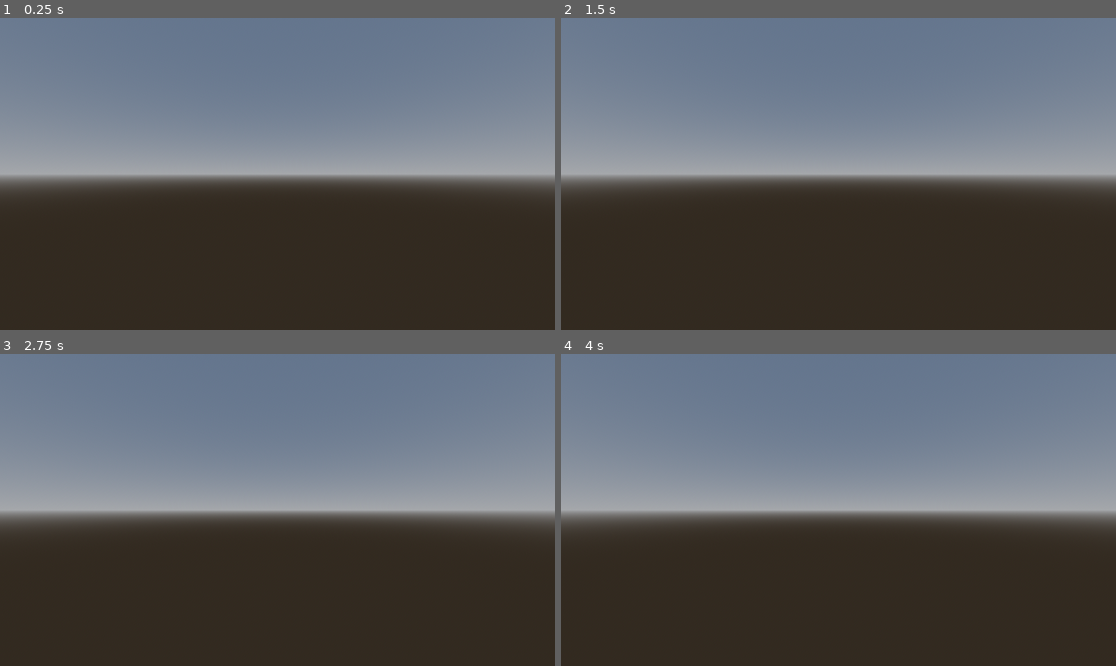
Above: before the commit, frames 1-4 (two rows, left to right).
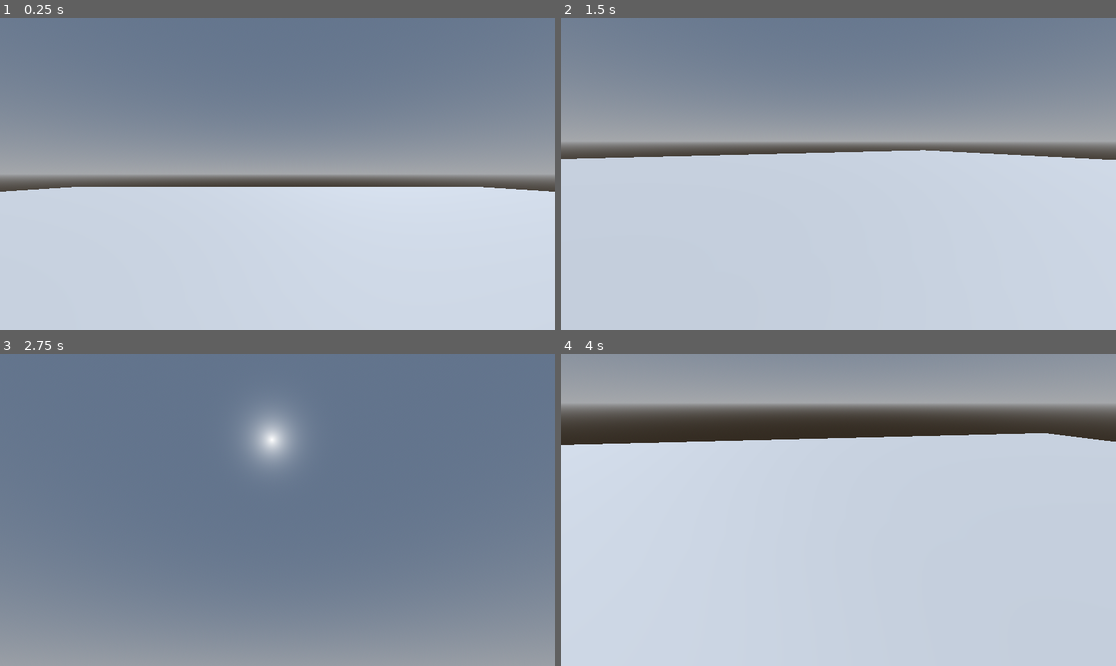
Above: after the commit, the same moments.

Repository: vuloi05/Minecraft
Game: Godot game, scene res://Main.tscn
The game is run twice, just before and just after one commit, with the same random seed, the same clock (stepped at 60 frames per second) and the same inputs.
Inputs (mouse positions are in pixels of both pictures, inside the frame that each line leads up to):
- Up to frame 1 (0.25 s): no input
- Up to frame 2 (1.5 s): tap Enter at 0.5 s; move the mouse to (960, 158) at 0.52 s; hold D 0.53-1.28 s; hold Space 0.53-1.28 s; move the mouse to (727, 189) at 1.27 s; hold S from 1.28 s (still down); tap Space at 1.35 s
- Up to frame 3 (2.75 s): tap Space at 1.52, 1.82 s; move the mouse to (333, 441) at 2.02 s; release S at 2.03 s; hold D from 2.03 s (still down); hold Space from 2.03 s (still down)
- Up to frame 4 (4 s): move the mouse to (810, 572) at 2.77 s; release D at 2.78 s; release Space at 2.78 s; hold W 2.78-3.53 s; tap Space at 2.85, 3.02, 3.32 s; move the mouse to (1005, 556) at 3.52 s; hold A from 3.53 s (still down); hold Space from 3.53 s (still down)

The runs differ from the first frame. In frame 1, 46% of the frame differs, in the area x 0-100%, y 54-100%; in frame 2, 63%; in frame 3, 67%; in frame 4, 100%, in the area x 0-100%, y 0-100%.

Commit message:
feat: them player, trong luc, di chuyen WASD, nhay Space

Diff:
--- a/Main.tscn
+++ b/Main.tscn
@@ -1,4 +1,6 @@
-[gd_scene load_steps=4 format=3 uid="uid://cx1g0wkq3n00k"]
+[gd_scene load_steps=8 format=3 uid="uid://cx1g0wkq3n00k"]
+
+[ext_resource type="Script" path="res://player.gd" id="1_script"]
 
 [sub_resource type="ProceduralSkyMaterial" id="ProceduralSkyMaterial_abc12"]
 sky_top_color = Color(0.385, 0.454, 0.55, 1)
@@ -12,6 +14,14 @@
 background_mode = 2
 sky = SubResource("Sky_def34")
 
+[sub_resource type="BoxMesh" id="BoxMesh_floor"]
+size = Vector3(50, 1, 50)
+
+[sub_resource type="BoxShape3D" id="BoxShape3D_floor"]
+size = Vector3(50, 1, 50)
+
+[sub_resource type="CapsuleShape3D" id="CapsuleShape3D_player"]
+
 [node name="Main" type="Node3D"]
 
 [node name="WorldEnvironment" type="WorldEnvironment" parent="."]
@@ -21,5 +31,21 @@
 transform = Transform3D(-0.866025, -0.433013, 0.25, 0, 0.5, 0.866025, -0.5, 0.75, -0.433013, 0, 10, 0)
 shadow_enabled = true
 
-[node name="Camera3D" type="Camera3D" parent="."]
-transform = Transform3D(1, 0, 0, 0, 1, 0, 0, 0, 1, 0, 1.5, 3)
+[node name="Floor" type="StaticBody3D" parent="."]
+transform = Transform3D(1, 0, 0, 0, 1, 0, 0, 0, 1, 0, -0.5, 0)
+
+[node name="MeshInstance3D" type="MeshInstance3D" parent="Floor"]
+mesh = SubResource("BoxMesh_floor")
+
+[node name="CollisionShape3D" type="CollisionShape3D" parent="Floor"]
+shape = SubResource("BoxShape3D_floor")
+
+[node name="Player" type="CharacterBody3D" parent="."]
+transform = Transform3D(1, 0, 0, 0, 1, 0, 0, 0, 1, 0, 1, 0)
+script = ExtResource("1_script")
+
+[node name="CollisionShape3D" type="CollisionShape3D" parent="Player"]
+shape = SubResource("CapsuleShape3D_player")
+
+[node name="Camera3D" type="Camera3D" parent="Player"]
+transform = Transform3D(1, 0, 0, 0, 1, 0, 0, 0, 1, 0, 0.6, 0)
--- /dev/null
+++ b/player.gd
@@ -0,0 +1,47 @@
+extends CharacterBody3D
+
+const SPEED = 5.0
+const JUMP_VELOCITY = 4.5
+
+var gravity = ProjectSettings.get_setting("physics/3d/default_gravity")
+
+@onready var camera = $Camera3D
+
+func _ready():
+	Input.set_mouse_mode(Input.MOUSE_MODE_CAPTURED)
+
+func _unhandled_input(event):
+	if event is InputEventMouseMotion:
+		rotate_y(-event.relative.x * 0.005)
+		camera.rotate_x(-event.relative.y * 0.005)
+		camera.rotation.x = clamp(camera.rotation.x, -PI/2, PI/2)
+
+	if event is InputEventKey and event.pressed and event.keycode == KEY_ESCAPE:
+		if Input.get_mouse_mode() == Input.MOUSE_MODE_CAPTURED:
+			Input.set_mouse_mode(Input.MOUSE_MODE_VISIBLE)
+		else:
+			Input.set_mouse_mode(Input.MOUSE_MODE_CAPTURED)
+
+func _physics_process(delta):
+	if not is_on_floor():
+		velocity.y -= gravity * delta
+
+	if Input.is_physical_key_pressed(KEY_SPACE) and is_on_floor():
+		velocity.y = JUMP_VELOCITY
+
+	var input_dir = Vector2.ZERO
+	if Input.is_physical_key_pressed(KEY_W): input_dir.y -= 1
+	if Input.is_physical_key_pressed(KEY_S): input_dir.y += 1
+	if Input.is_physical_key_pressed(KEY_A): input_dir.x -= 1
+	if Input.is_physical_key_pressed(KEY_D): input_dir.x += 1
+	input_dir = input_dir.normalized()
+
+	var direction = (transform.basis * Vector3(input_dir.x, 0, input_dir.y)).normalized()
+	if direction:
+		velocity.x = direction.x * SPEED
+		velocity.z = direction.z * SPEED
+	else:
+		velocity.x = move_toward(velocity.x, 0, SPEED)
+		velocity.z = move_toward(velocity.z, 0, SPEED)
+
+	move_and_slide()
--- a/project.godot
+++ b/project.godot
@@ -12,7 +12,7 @@
 
 config/name="Minecraft Clone"
 run/main_scene="res://Main.tscn"
-config/features=PackedStringArray("4.3", "C#", "Forward Plus")
+config/features=PackedStringArray("4.3", "Forward Plus")
 
 [dotnet]
 
